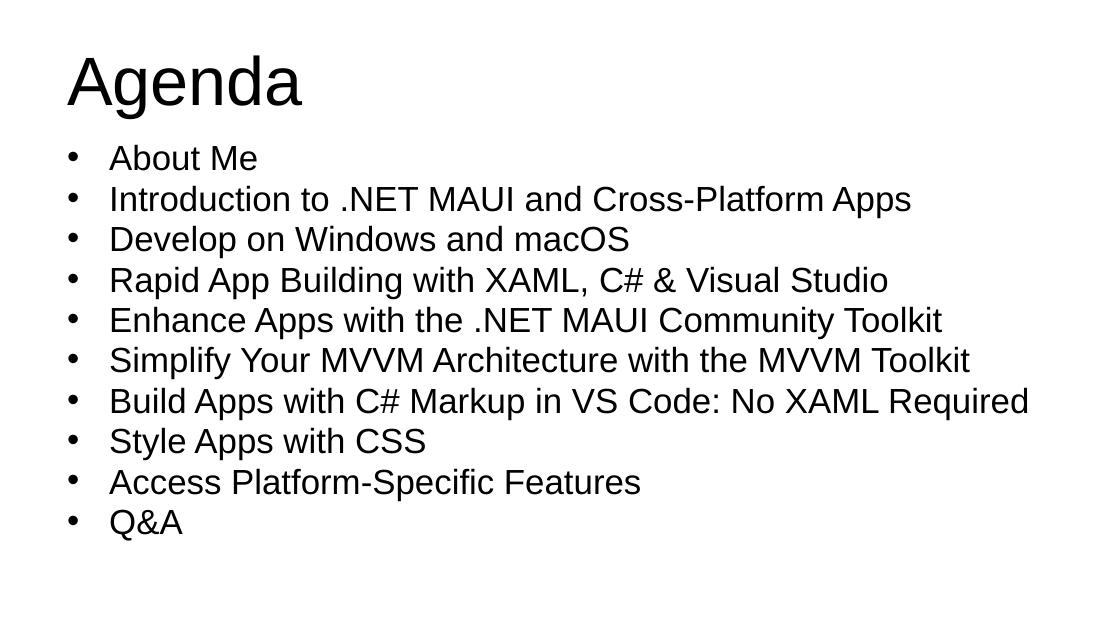
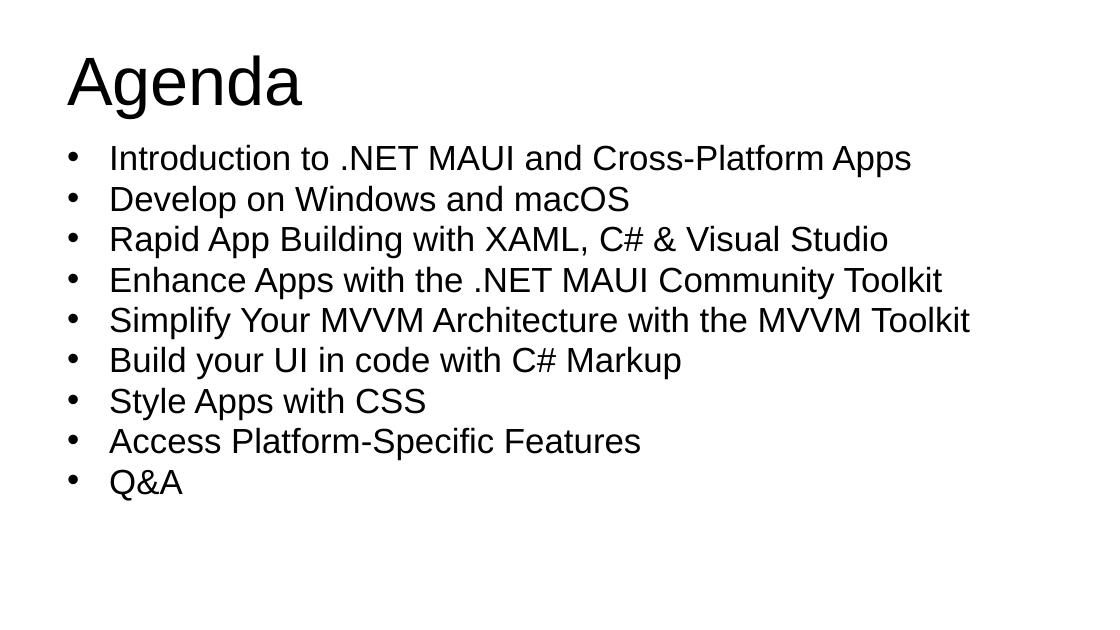
Before and after one commit to alvinashcraft/speaking, a slide deck: slide 4 of 2025/1116_VSLiveOrlando/Maui Toolkit/Create Multi-Platform Apps with .NET.pptx (slide 3 before the commit). Drawn at 1120x630 pixels with LibreOffice and Linux fonts; fonts in the diff are those of the drawing; background and template pictures are left out. Boxes give left, top, right and bottom in pixels: in the first picture for what was removed or moved away, otherwise in the second. Text is boxed around its words. In the diff, an @@ line names an element or a change of style, - is before the commit and + after.

```diff
--- a/2025/1116_VSLiveOrlando/Maui Toolkit/Create Multi-Platform Apps with .NET.pptx
+++ b/2025/1116_VSLiveOrlando/Maui Toolkit/Create Multi-Platform Apps with .NET.pptx
@@ text at [109,144,258,171]: paragraph removed @@
-• About Me
@@ text at [109,346,682,379]: text changed @@
-• Build Apps with C# Markup in VS Code: No XAML Required
+• Build your UI in code with C# Markup
```
Also in this commit, not shown: 9 other slides changed, 12 slides removed.
